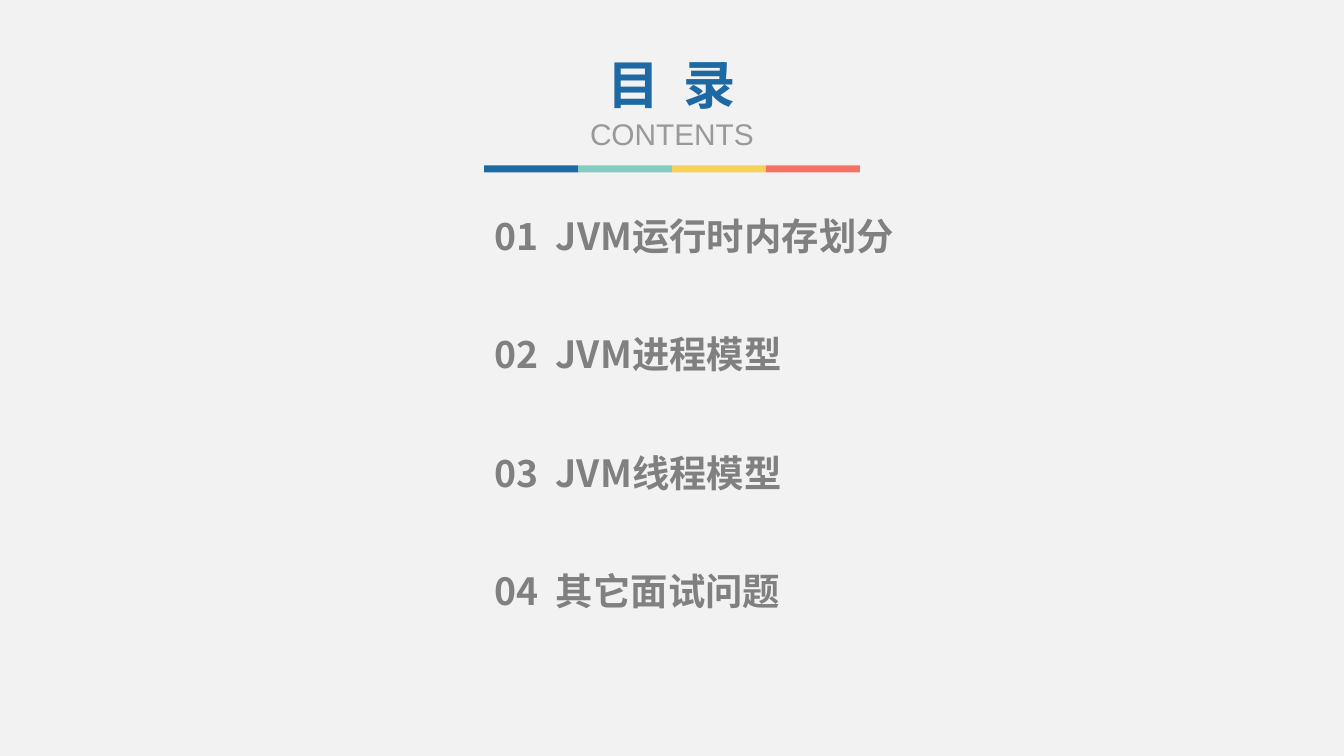
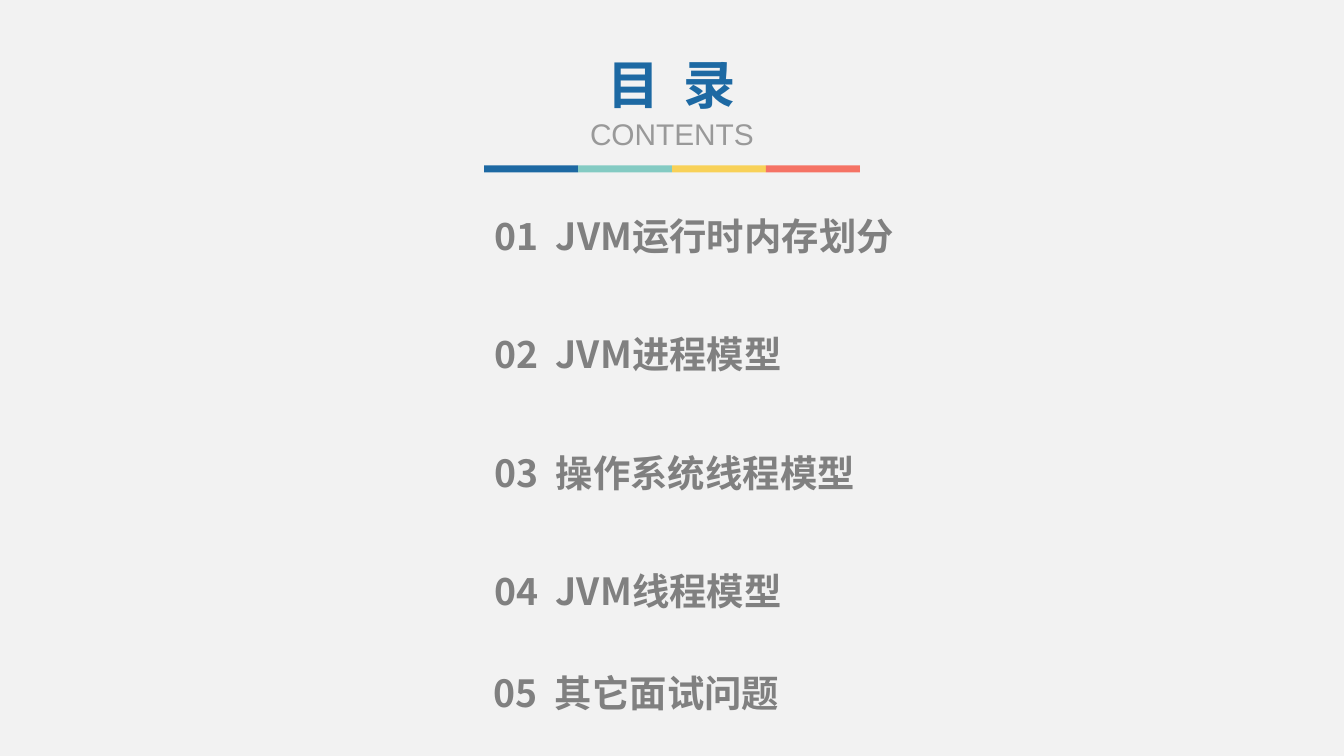
Before and after one commit to lvjiuluan/idea-projects, a slide deck: slide 2 of presentation/JVM内存模型/JVM内存模型.pptx. Drawn at 1344x756 pixels with LibreOffice and Linux fonts; fonts in the diff are those of the drawing. Boxes give left, top, right and bottom in pixels: in the first picture for what was removed or moved away, otherwise in the second. Text is boxed around its words. In the diff, an @@ line names an element or a change of style, - is before the commit and + after.

```diff
--- a/presentation/JVM内存模型/JVM内存模型.pptx
+++ b/presentation/JVM内存模型/JVM内存模型.pptx
@@ text at [495,455,855,491]: text changed @@
-03 JVM线程模型
+03 操作系统线程模型
@@ text at [495,573,782,608]: text changed @@
-04 其它面试问题
+04 JVM线程模型
@@ text added at [494,675,779,711], 20 pt, text #808080, bold @@
+05 其它面试问题
```
Also in this commit, not shown: 1 other slide changed, 9 slides added, 57 other files.
